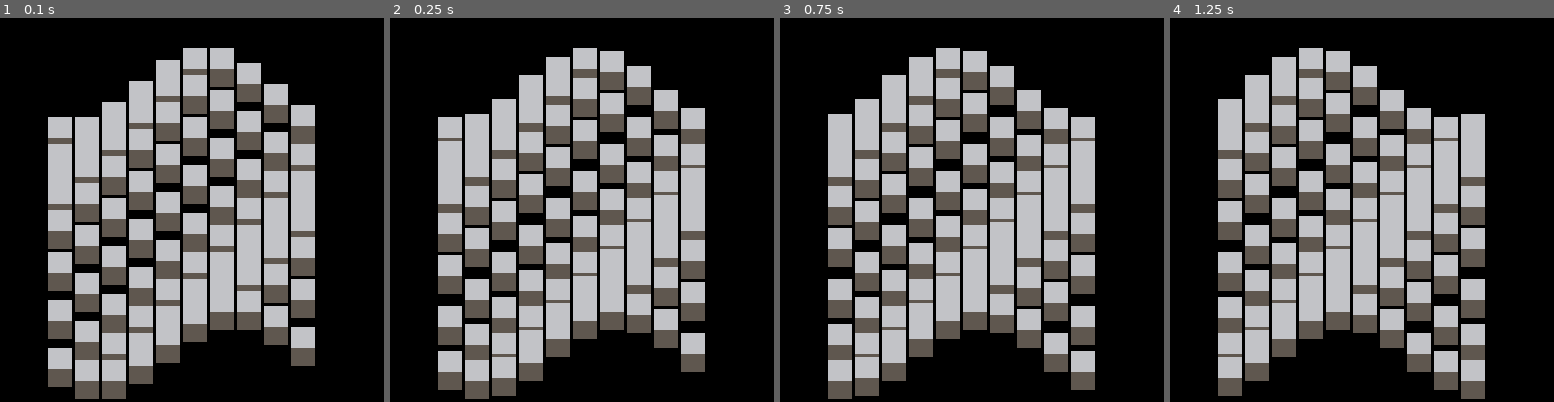
Above: before the commit, frames 1-4 (left to right).
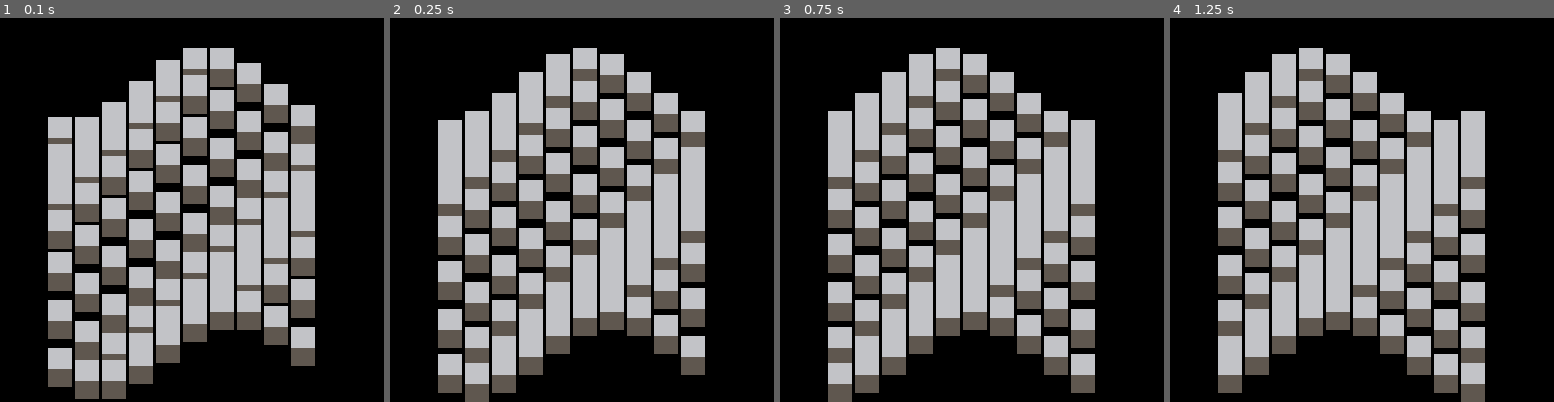
Above: after the commit, the same moments.

Repository: TheWing/Pico-Sketch
Game: PICO-8 cartridge isometric.p8
Two runs of this game, one before a commit and one after it. Both use one fixed random seed, a clock stepped at 60 frames per second and the inputs below.
Inputs:
- Up to frame 1 (0.1 s): no input
- Up to frame 2 (0.25 s): no input
- Up to frame 3 (0.75 s): no input
- Up to frame 4 (1.25 s): no input

Frame 1 is identical in both runs. In frame 2, 8.6% of the frame differs, in the area x 12-83%, y 8-100%; in frame 3, 8.6%; in frame 4, 8.6%.

Commit message:
Update isometric.p8
slightly less 'useless' work in rendering the cubes

Diff:
--- a/isometric.p8
+++ b/isometric.p8
@@ -42,16 +42,16 @@
 	end
 
 	for tri in all(cube_tris) do
-		p1={
-		r_cube[tri[1]].x*s+off[1],
-		r_cube[tri[1]].y*s+off[2]}
-		p2={
-		r_cube[tri[2]].x*s+off[1],
-		r_cube[tri[2]].y*s+off[2]}
-		p3={
-		r_cube[tri[3]].x*s+off[1],
-		r_cube[tri[3]].y*s+off[2]}
 		if tri[4]!=alpha then
+			p1={
+			r_cube[tri[1]].x*s+off[1],
+			r_cube[tri[1]].y*s+off[2]}
+			p2={
+			r_cube[tri[2]].x*s+off[1],
+			r_cube[tri[2]].y*s+off[2]}
+			p3={
+			r_cube[tri[3]].x*s+off[1],
+			r_cube[tri[3]].y*s+off[2]}
 			trifill(p1,p2,p3,tri[4])
 		end
 	end
